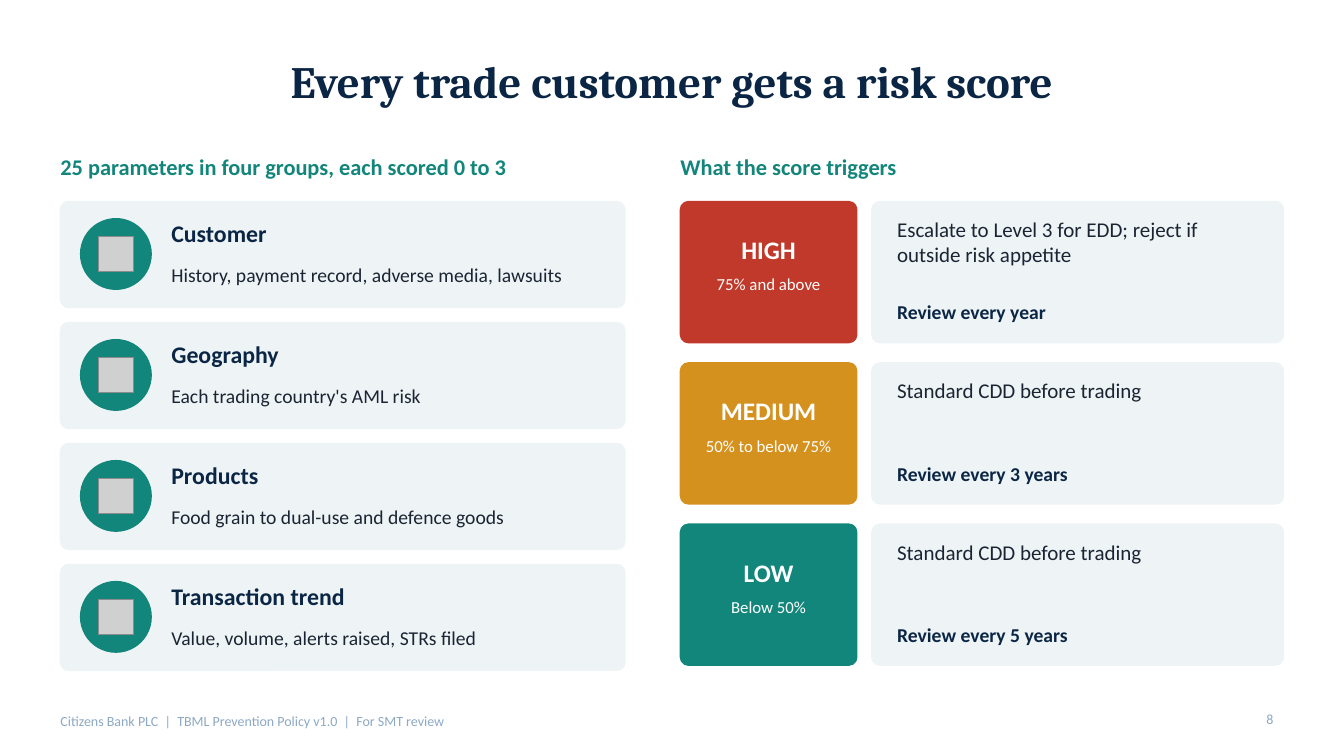
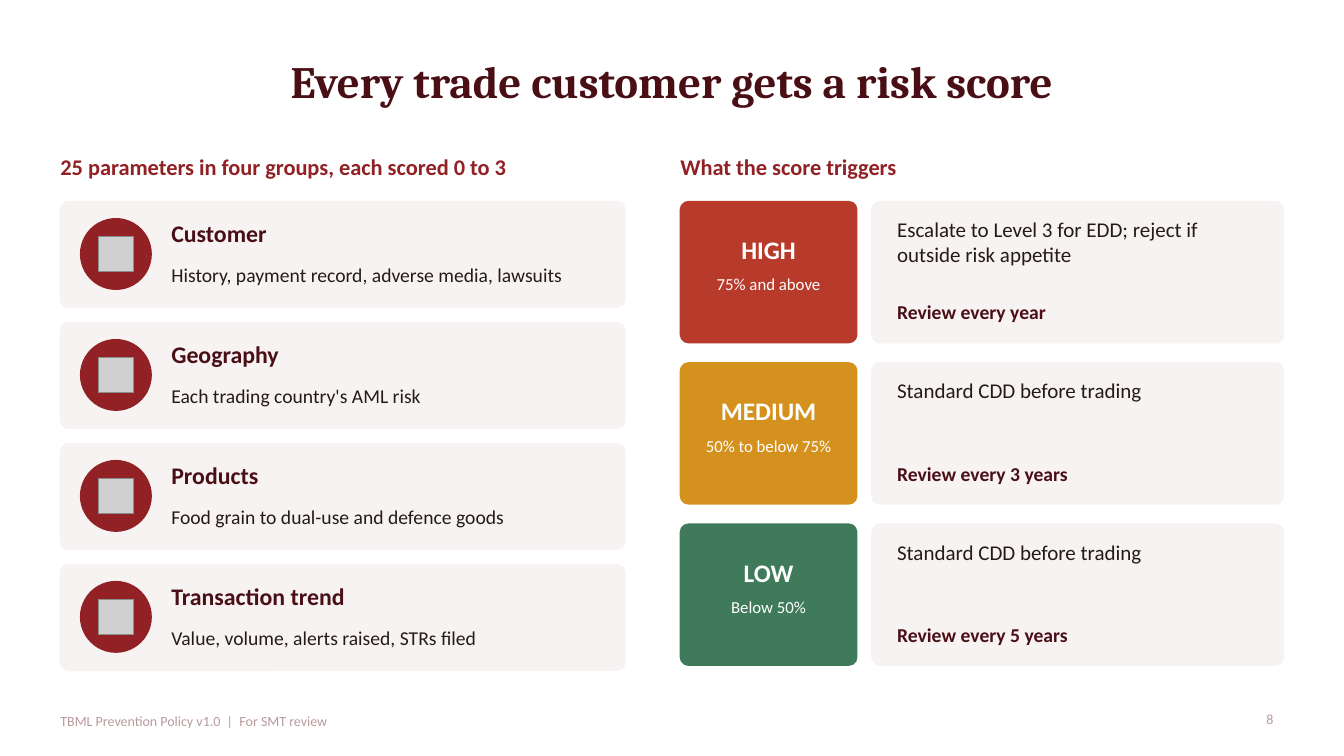
Before and after one commit to Subroto92/Code-check, a slide deck: slide 8 of TBML_Policy_SMT_Presentation.pptx. Drawn at 1344x756 pixels with LibreOffice and Linux fonts; fonts in the diff are those of the drawing; grey boxes stand for pictures; background and template pictures are left out. Boxes give left, top, right and bottom in pixels: in the first picture for what was removed or moved away, otherwise in the second. Text is boxed around its words. In the diff, an @@ line names an element or a change of style, - is before the commit and + after.

```diff
--- a/TBML_Policy_SMT_Presentation.pptx
+++ b/TBML_Policy_SMT_Presentation.pptx
@@ text "25 parameters in four groups, ..." at bbox=[60, 159, 506, 179]: text colour #13867C to #912125 @@
@@ text "What the score triggers" at bbox=[680, 159, 896, 179]: text colour #13867C to #912125 @@
@@ rounded rectangle at bbox=[681, 524, 857, 665]: fill #13867C to #3F7A5A; outline #13867C 1 pt to #3F7A5A 1 pt @@
@@ fill #EEF4F5 to #F7F3F2; outline #EEF4F5 1 pt to #F7F3F2 1 pt in 7 elements at bbox=[60, 202, 625, 308], bbox=[60, 323, 625, 429], bbox=[60, 444, 625, 549], bbox=[60, 565, 625, 670], bbox=[872, 202, 1284, 343], bbox=[872, 363, 1284, 504], bbox=[872, 524, 1284, 665] @@
@@ text colour #1B2433 to #241A1C in 7 elements at bbox=[171, 268, 561, 285], bbox=[171, 389, 421, 407], bbox=[171, 510, 504, 528], bbox=[171, 631, 476, 648], bbox=[897, 222, 1197, 266], bbox=[897, 383, 1142, 402], bbox=[897, 545, 1142, 564] @@
@@ fill #13867C to #912125; outline #13867C 1 pt to #912125 1 pt in 4 elements at bbox=[81, 219, 151, 289], bbox=[81, 340, 151, 410], bbox=[81, 461, 151, 531], bbox=[81, 582, 151, 652] @@
@@ text colour #0B2545 to #4A0E15 in 8 elements at bbox=[291, 67, 1052, 108], bbox=[171, 226, 266, 242], bbox=[171, 346, 278, 367], bbox=[171, 467, 258, 484], bbox=[171, 588, 345, 605], bbox=[897, 305, 1046, 322], bbox=[897, 467, 1068, 484], bbox=[897, 628, 1068, 645] @@
@@ text at bbox=[60, 716, 327, 728]: text changed; text colour #8DA9C4 to #B89A9D @@
-Citizens Bank PLC | TBML Prevention Policy v1.0 | For SMT review
+TBML Prevention Policy v1.0 | For SMT review
@@ page number at bbox=[1266, 714, 1273, 724]: text colour #8DA9C4 to #B89A9D @@
```
Also in this commit, not shown: 11 other slides changed.
